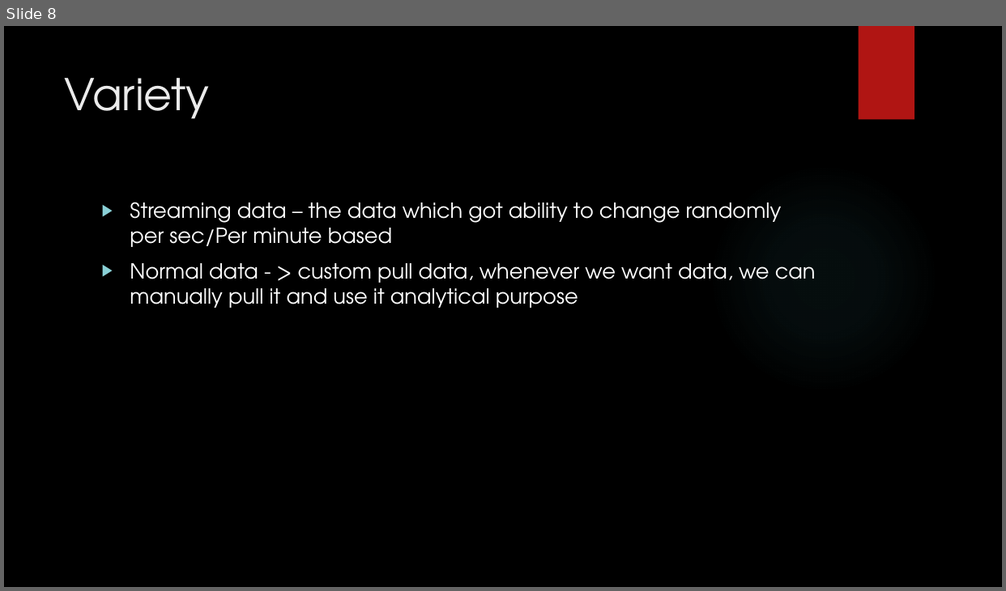
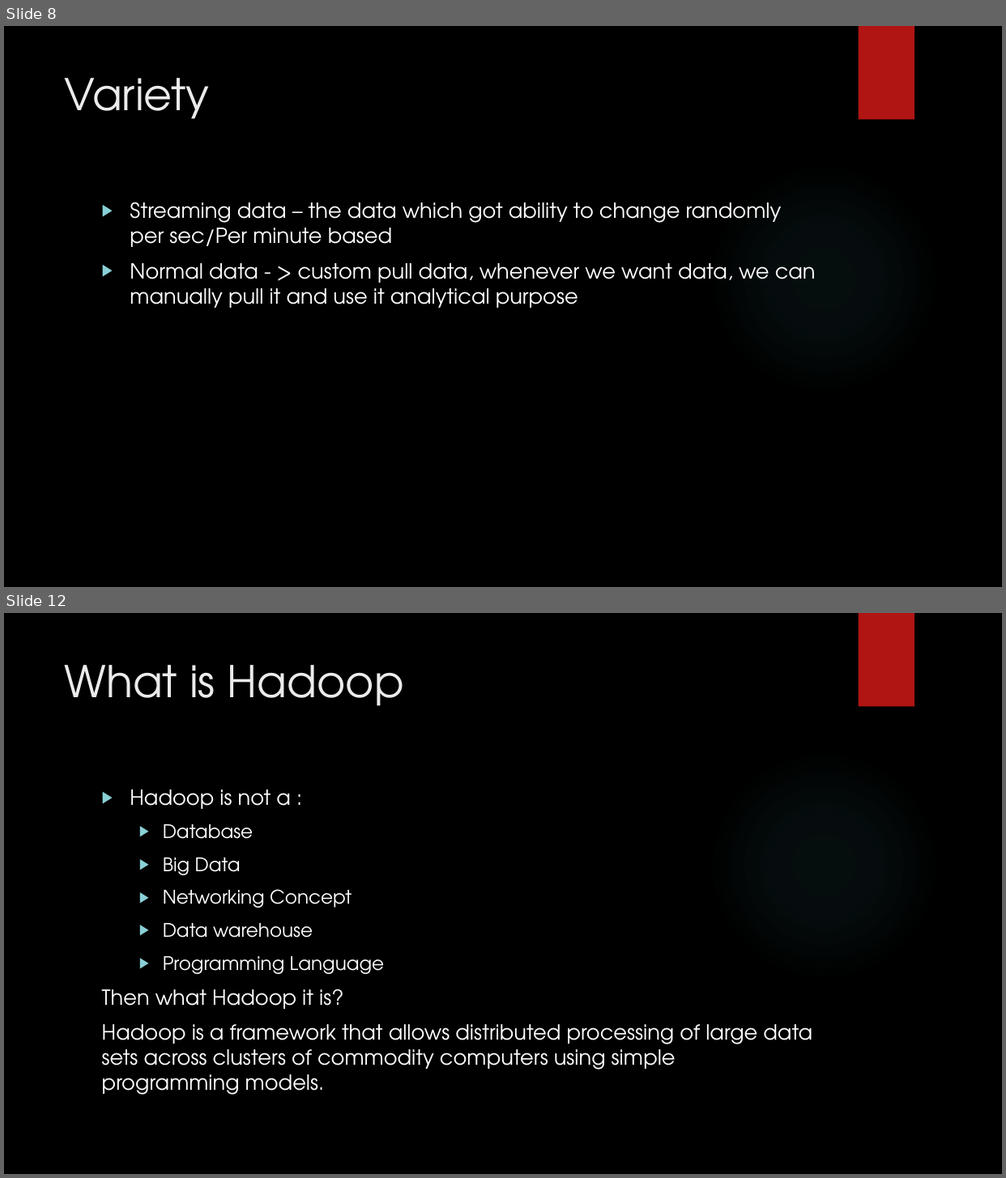
Before and after one commit to karthick1808/DW001, a slide deck: Bigdata.pptx. Shown one above the other, each under a label of ours: slide 8 before the commit, slides 8 and 12 after it; the slides between them are not shown. The pictures are 1006x591 and 1006x1178 pixels, drawn with LibreOffice and Linux fonts; fonts in the diff are those of the drawing; background and template pictures are left out. Boxes give left, top, right and bottom in pixels: in the first picture for what was removed or moved away, otherwise in the second. Text is boxed around its words. In the diff, an @@ line names an element or a change of style, - is before the commit and + after.

```diff
--- a/Bigdata.pptx
+++ b/Bigdata.pptx
@@ slide 12 added at [4, 613, 1002, 1174], background picture (left out); not listed: 2 template elements that a slide beside it also shows @@
@@ title added at [65, 665, 404, 706], 42 pt, text #EBEBEB @@
+What is Hadoop
@@ text added at [102, 790, 812, 1095], 20 pt, text #FFFFFF @@
+▶ Hadoop is not a :
+  ▶ Database
+  ▶ Big Data
+  ▶ Networking Concept
+  ▶ Data warehouse
+  ▶ Programming Language
+Then what Hadoop it is?
+Hadoop is a framework that allows distributed processing of large data sets across clusters of commodity computers using simple programming models.
```
Also in this commit, not shown: 6 other slides added.
